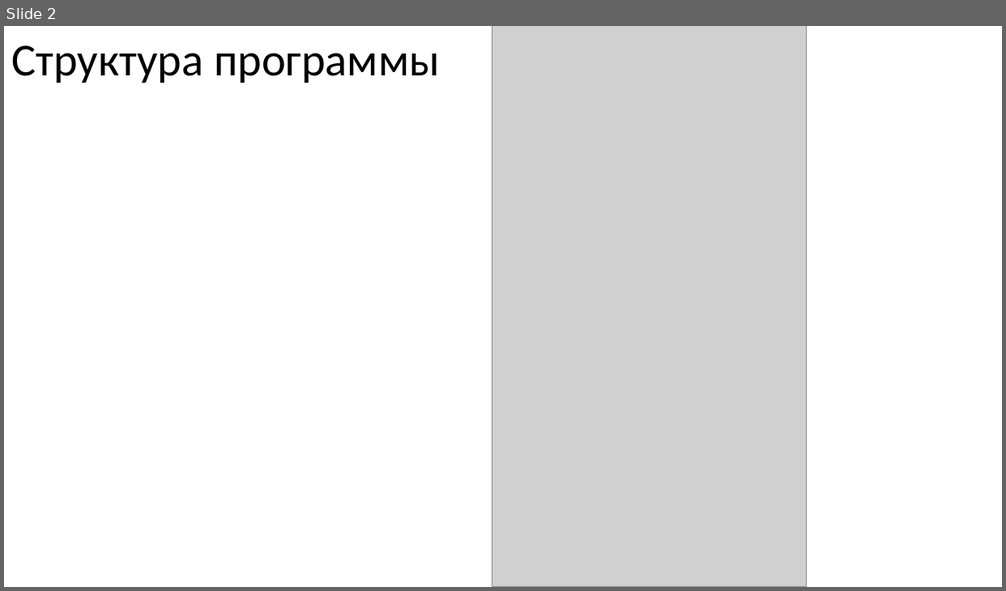
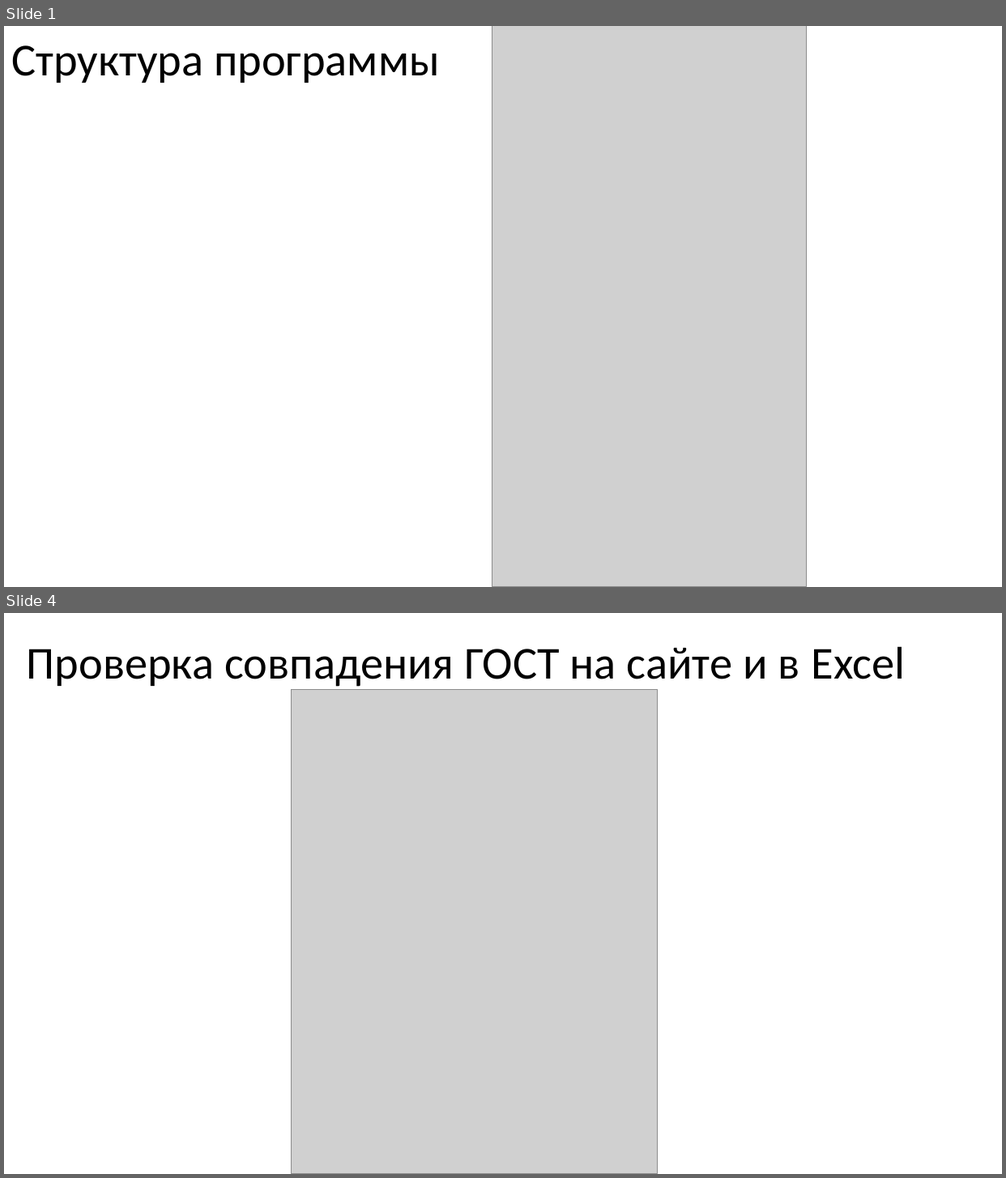
Before and after one commit to KsQRooW/-hackathon-serverchallenge, a slide deck: docs/checkpoint2.pptx. Shown one above the other, each under a label of ours: slide 2 before the commit, slides 1 and 4 after it; the slides between them are not shown. The pictures are 1006x591 and 1006x1178 pixels, drawn with LibreOffice and Linux fonts; fonts in the diff are those of the drawing; grey boxes stand for pictures. Boxes give left, top, right and bottom in pixels: in the first picture for what was removed or moved away, otherwise in the second. Text is boxed around its words. In the diff, an @@ line names an element or a change of style, - is before the commit and + after.

```diff
--- a/docs/checkpoint2.pptx
+++ b/docs/checkpoint2.pptx
@@ slide 4 added at box(4, 613, 1002, 1174), background #FFFFFF @@
@@ title added at box(27, 646, 906, 690), 44 pt, text #000000 @@
+Проверка совпадения ГОСТ на сайте и в Excel
@@ picture added at box(292, 689, 657, 1174) @@
@@ what was slide 2 is now slide 1 @@
```
Also in this commit, not shown: 2 slides changed, 8 other slides added, 6 slides removed, 1 other file.
